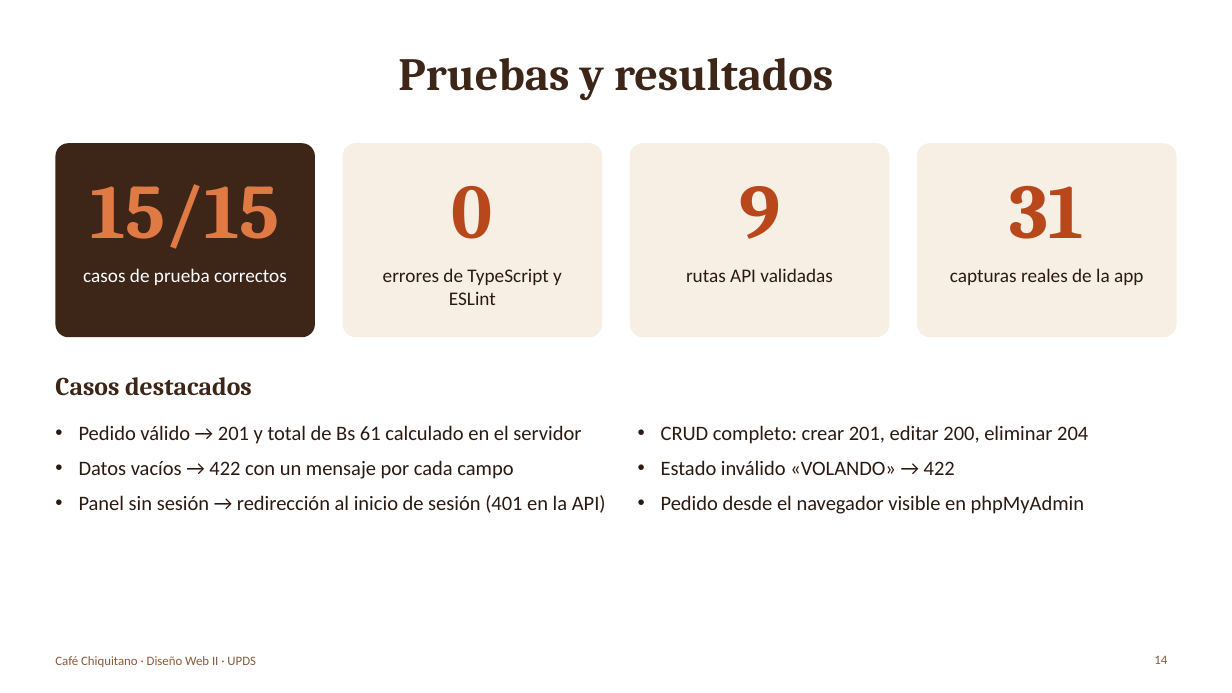
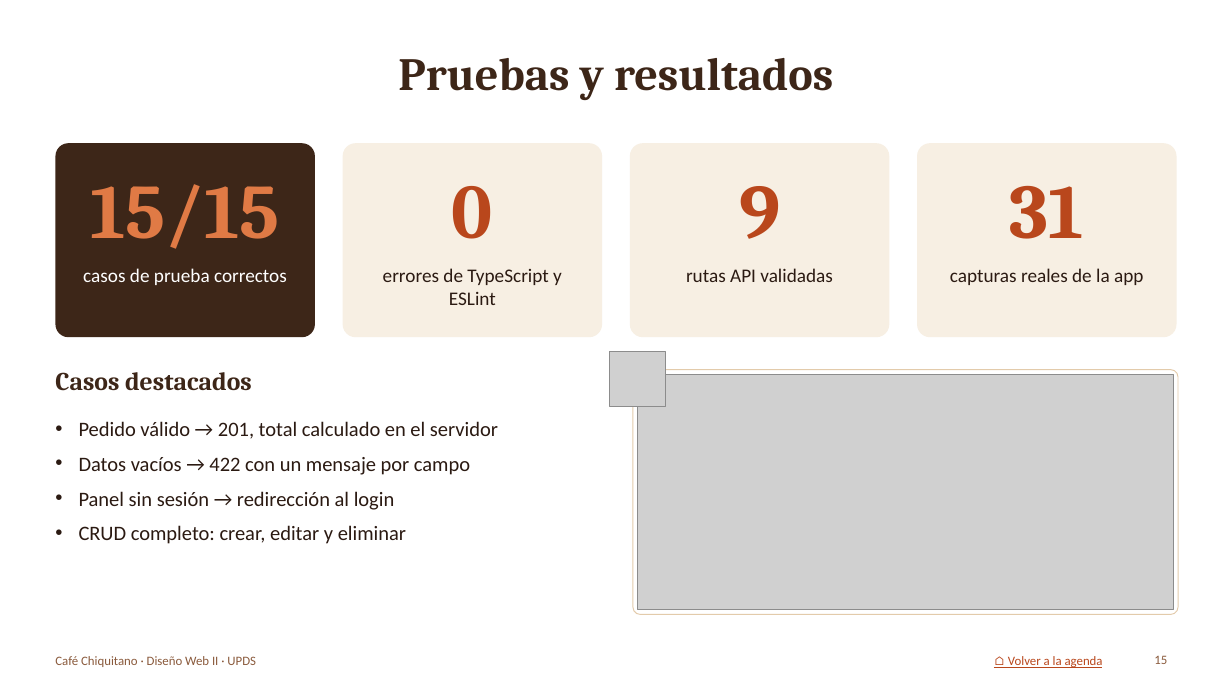
Before and after one commit to lixinrodriguez1-eng/mercado-justo-cruceno, a slide deck: slide 15 of informe/Presentacion_Cafe_Chiquitano.pptx (slide 14 before the commit). Drawn at 1232x693 pixels with LibreOffice and Linux fonts; fonts in the diff are those of the drawing; grey boxes stand for pictures; background and template pictures are left out. Boxes give left, top, right and bottom in pixels: in the first picture for what was removed or moved away, otherwise in the second. Text is boxed around its words. In the diff, an @@ line names an element or a change of style, - is before the commit and + after.

```diff
--- a/informe/Presentacion_Cafe_Chiquitano.pptx
+++ b/informe/Presentacion_Cafe_Chiquitano.pptx
@@ picture added at (610,351,665,407) @@
@@ text "Casos destacados": place and size @@
-text "Casos destacados" at (55,377,252,396)
+text "Casos destacados" at (55,372,252,391)
@@ rounded rectangle added at (633,370,1178,615), fill #FFFFFF, outline #E3CBAB 0.75 pt @@
@@ picture added at (638,374,1174,610) @@
@@ text at (79,421,498,544): text changed @@
-• Pedido válido → 201 y total de Bs 61 calculado en el servidor
-• Datos vacíos → 422 con un mensaje por cada campo
-• Panel sin sesión → redirección al inicio de sesión (401 en la API)
+• Pedido válido → 201, total calculado en el servidor
+• Datos vacíos → 422 con un mensaje por campo
+• Panel sin sesión → redirección al login
+• CRUD completo: crear, editar y eliminar
@@ text removed at (661,425,1088,514) @@
-• CRUD completo: crear 201, editar 200, eliminar 204
-• Estado inválido «VOLANDO» → 422
-• Pedido desde el navegador visible en phpMyAdmin
@@ text added at (1008,656,1103,668), 10 pt, text #B9471C, underline @@
+⌂ Volver a la agenda
@@ page number at (1154,655,1167,664): text changed @@
-14
+15
```
Also in this commit, not shown: 16 other slides changed, 1 slide added, 14 other files.
